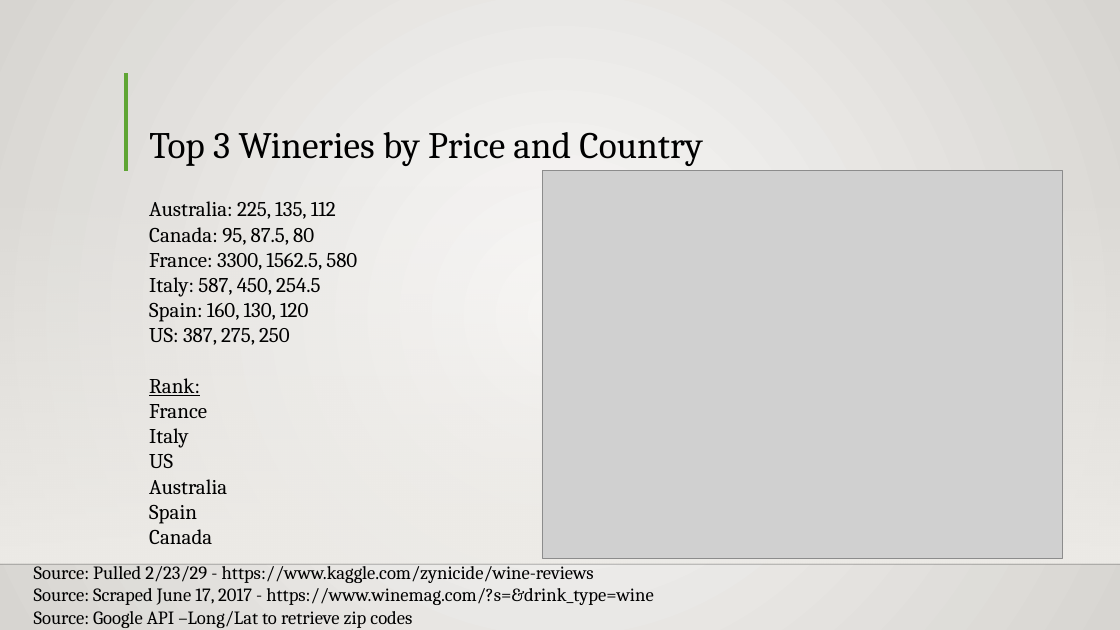
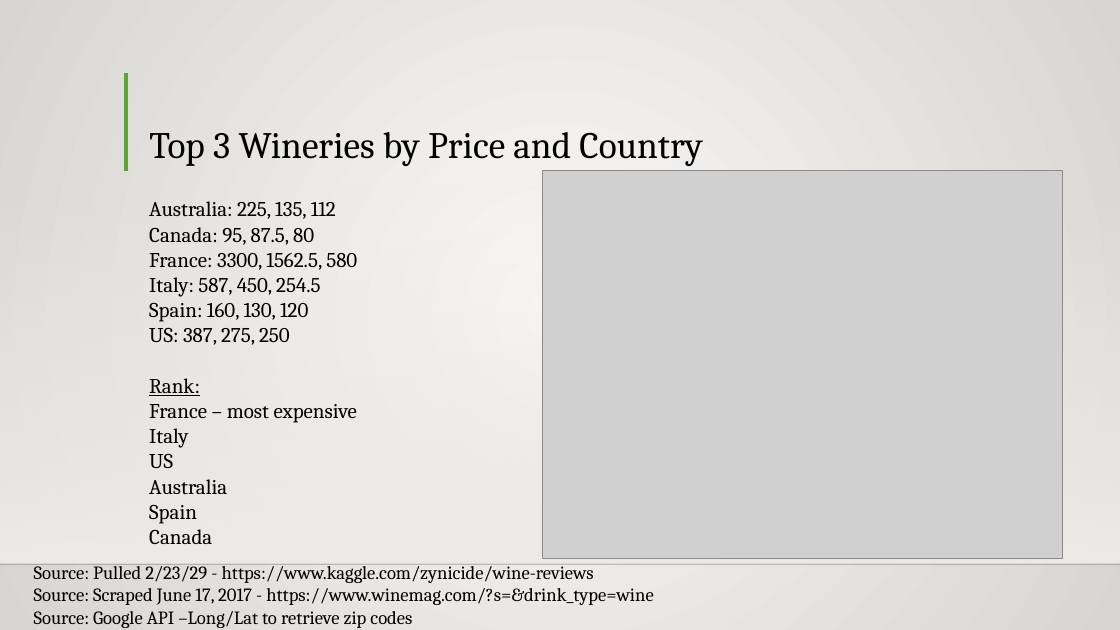
Before and after one commit to drivera537/Data-Historians, a slide deck: slide 15 of Wine_Data.pptx. Drawn at 1120x630 pixels with LibreOffice and Linux fonts; fonts in the diff are those of the drawing; grey boxes stand for pictures; background and template pictures are left out. Boxes give left, top, right and bottom in pixels: in the first picture for what was removed or moved away, otherwise in the second. Text is boxed around its words. In the diff, an @@ line names an element or a change of style, - is before the commit and + after.

```diff
--- a/Wine_Data.pptx
+++ b/Wine_Data.pptx
@@ text at (149, 404, 357, 423): text changed @@
-France
+France – most expensive
```
Also in this commit, not shown: 4 other slides changed.
